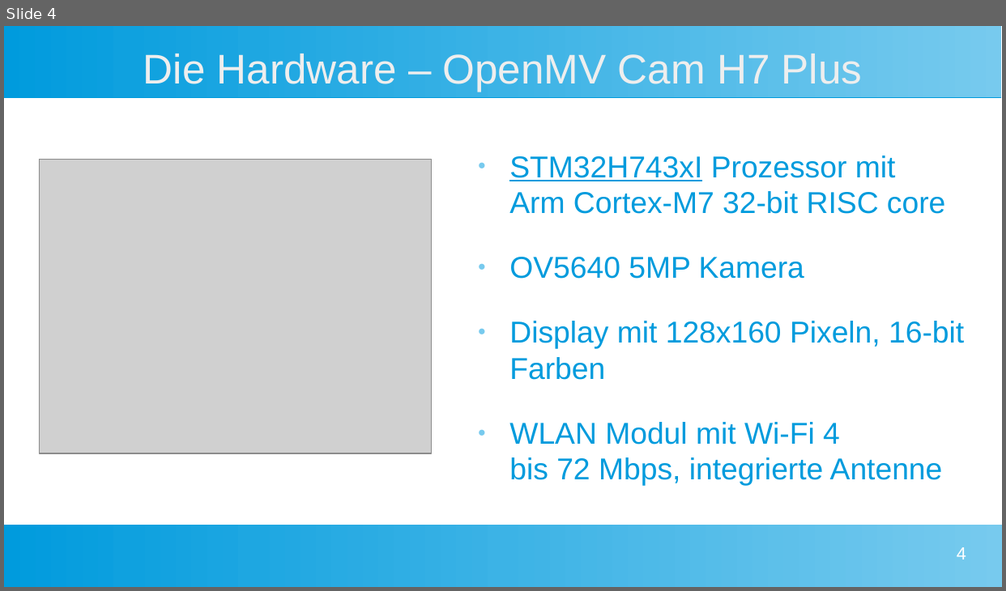
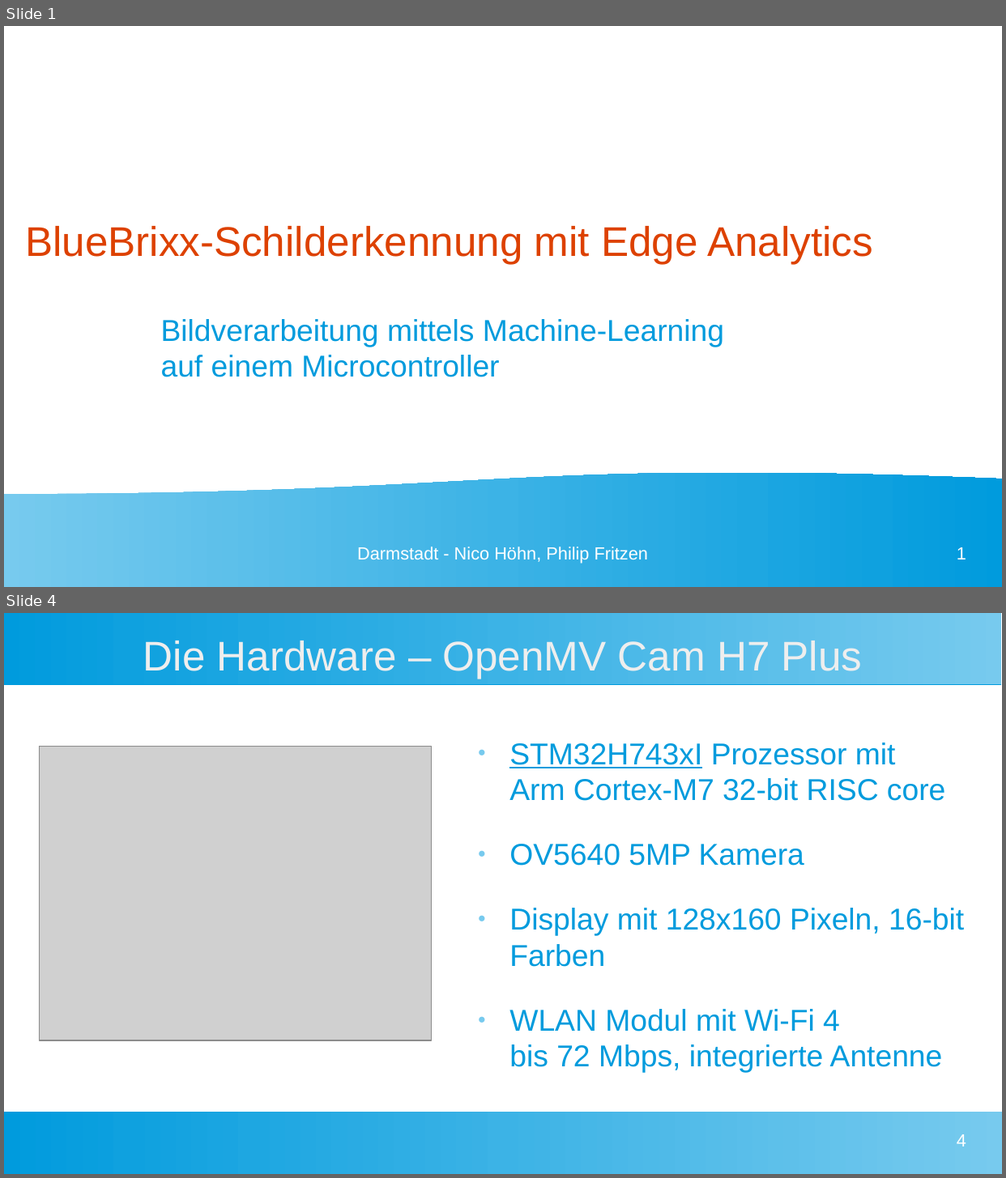
Before and after one commit to Commander-Philip/the-machine-learning-brick, a slide deck: docs/Präsentation.odp. Shown one above the other, each under a label of ours: slide 4 before the commit, slides 1 and 4 after it; the slides between them are not shown. The pictures are 1006x591 and 1006x1178 pixels, drawn with LibreOffice and Linux fonts; fonts in the diff are those of the drawing; grey boxes stand for pictures. Boxes give left, top, right and bottom in pixels: in the first picture for what was removed or moved away, otherwise in the second. Text is boxed around its words. In the diff, an @@ line names an element or a change of style, - is before the commit and + after.

```diff
--- a/docs/Präsentation.odp
+++ b/docs/Präsentation.odp
@@ slide 1 added at (4, 26, 1002, 587), background #FFFFFF @@
@@ title added at (25, 226, 873, 264), 33 pt, text #DD4100 @@
+BlueBrixx-Schilderkennung mit Edge Analytics
@@ text added at (161, 319, 724, 378), 24 pt, text #009BDD @@
+Bildverarbeitung mittels Machine-Learning
+auf einem Microcontroller
@@ flow chart document added at (4, 472, 1002, 587), fill gradient #77CAEE to #75C9EE to #73C9ED to #71C8ED to #6FC7ED to #6EC6ED @@
@@ text added at (357, 547, 648, 564), 14 pt, text #FFFFFF @@
+Darmstadt - Nico Höhn, Philip Fritzen
@@ page number added at (957, 548, 966, 560), 14 pt, text #FFFFFF @@
+1
```
Also in this commit, not shown: 4 slides changed, 4 other slides added, 2 slides removed, 8 other files.
